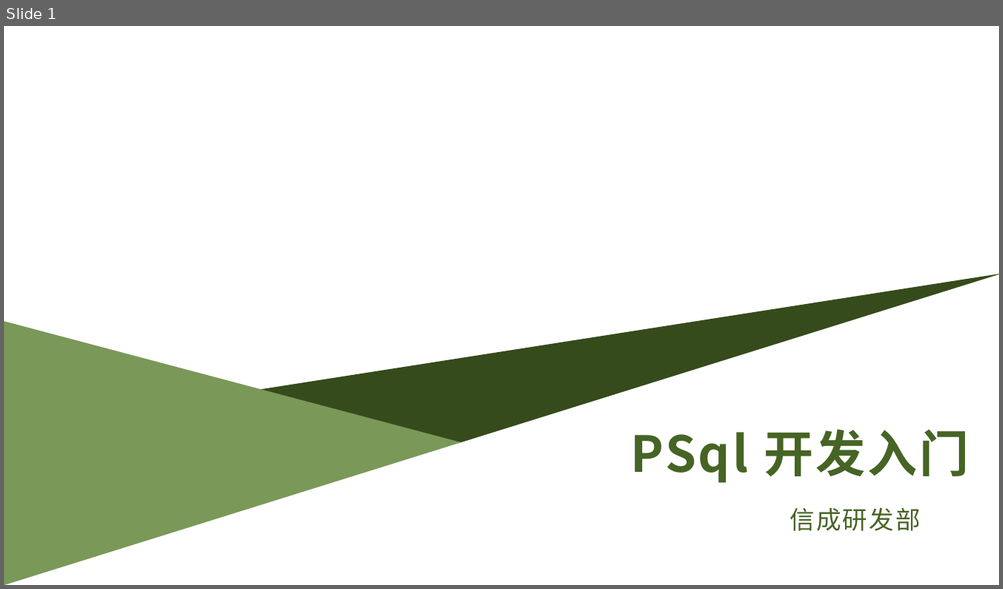
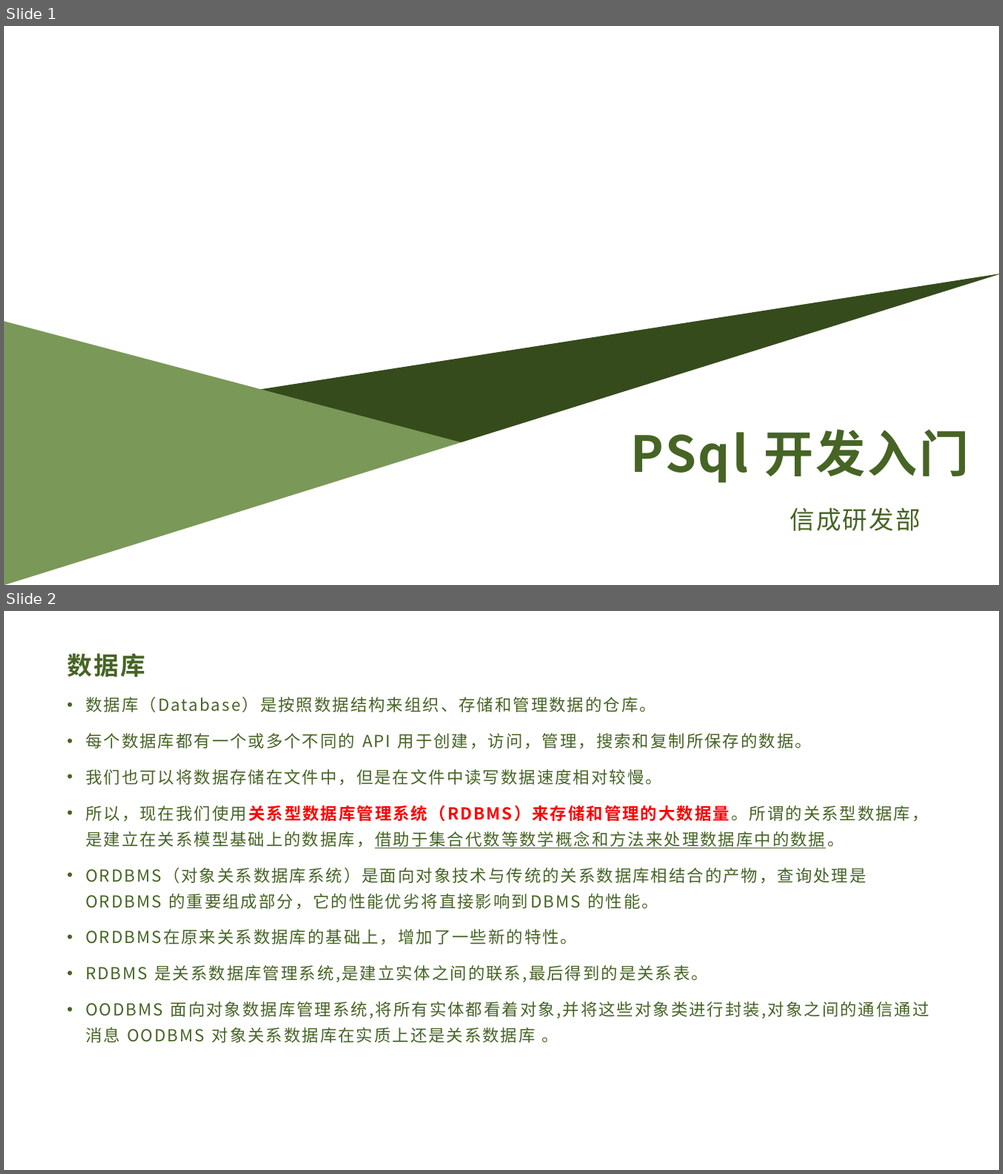
Before and after one commit to dyg540/cpp-study-2020, a slide deck: PSql入门.pptx. Shown one above the other, each under a label of ours: slide 1 before the commit, slides 1 and 2 after it. The pictures are 1003x589 and 1003x1174 pixels, drawn with LibreOffice and Linux fonts; fonts in the diff are those of the drawing; background and template pictures are left out. Boxes give left, top, right and bottom in pixels: in the first picture for what was removed or moved away, otherwise in the second. Text is boxed around its words. In the diff, an @@ line names an element or a change of style, - is before the commit and + after.

```diff
--- a/PSql入门.pptx
+++ b/PSql入门.pptx
@@ slide 2 added at (4,611,999,1170), background #FFFFFF @@
@@ title added at (67,653,145,677), 24 pt, text #466424, bold @@
+数据库
@@ text added at (85,697,929,1043), 16 pt, text #466424 @@
+• 数据库（Database）是按照数据结构来组织、存储和管理数据的仓库。
+• 每个数据库都有一个或多个不同的 API 用于创建，访问，管理，搜索和复制所保存的数据。
+• 我们也可以将数据存储在文件中，但是在文件中读写数据速度相对较慢。
+• 所以，现在我们使用关系型数据库管理系统（RDBMS）来存储和管理的大数据量。所谓的关系型数据库，是建立在关系模型基础上的数据库，借助于集合代数等数学概念和方法来处理数据库中的数据。
+• ORDBMS（对象关系数据库系统）是面向对象技术与传统的关系数据库相结合的产物，查询处理是 ORDBMS 的重要组成部分，它的性能优劣将直接影响到DBMS 的性能。
+• ORDBMS在原来关系数据库的基础上，增加了一些新的特性。
+• RDBMS 是关系数据库管理系统,是建立实体之间的联系,最后得到的是关系表。
+• OODBMS 面向对象数据库管理系统,将所有实体都看着对象,并将这些对象类进行封装,对象之间的通信通过消息 OODBMS 对象关系数据库在实质上还是关系数据库 。
```
Also in this commit, not shown: 1 slide changed, 15 other slides added, 1 slide removed, 3 other files.
